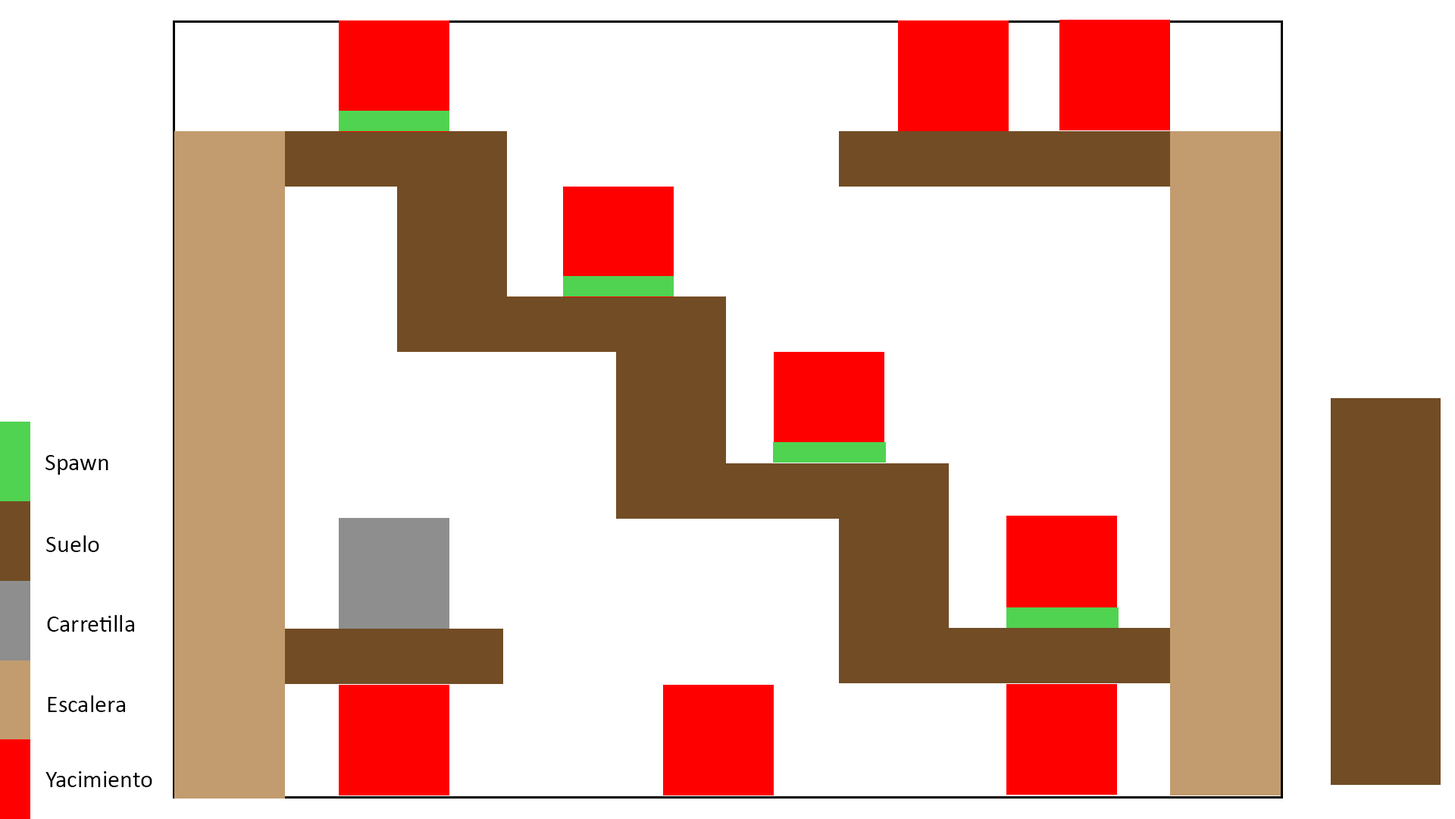
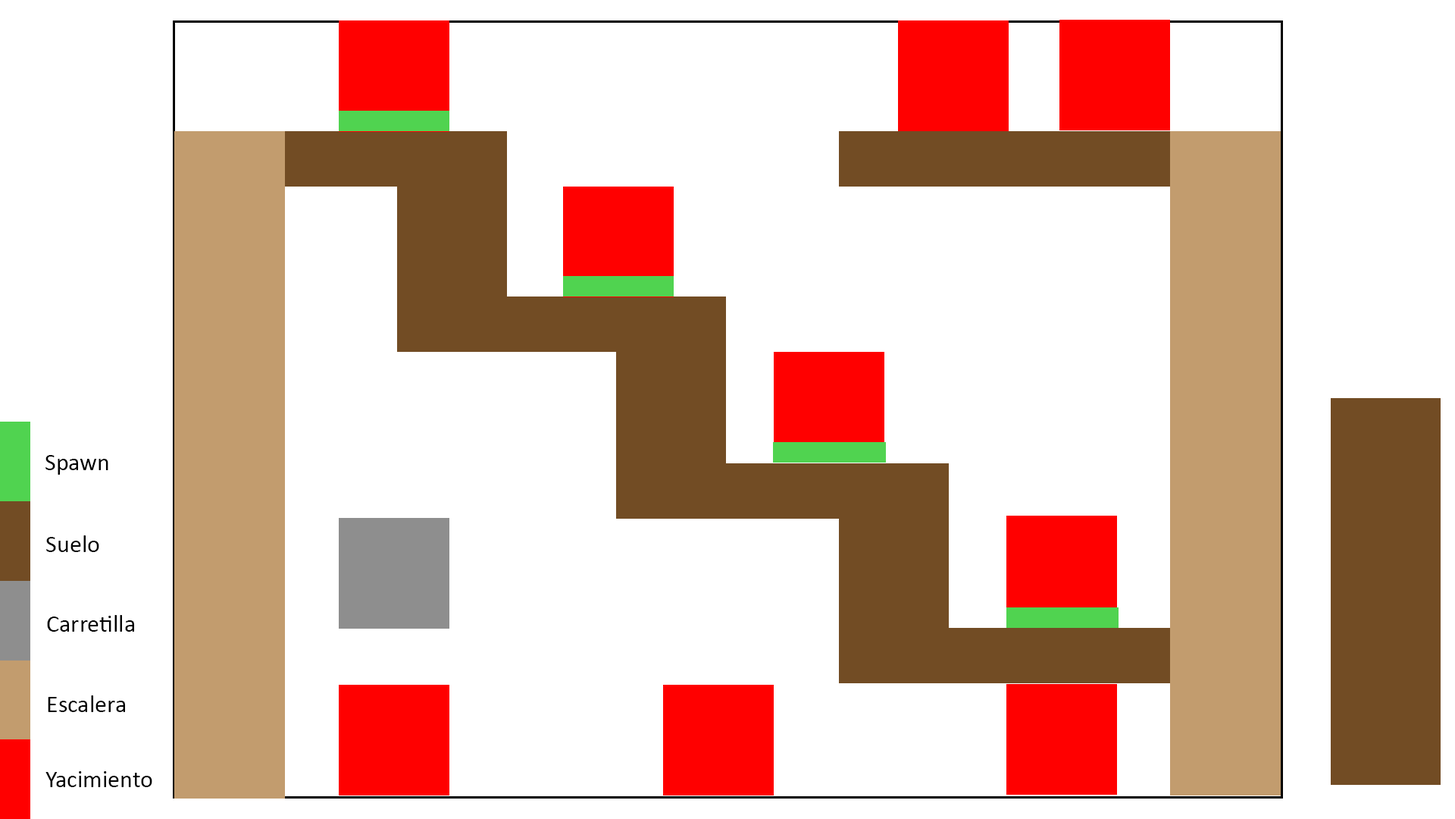
Revision of a layered 1455 × 819 image; what changed, layer by layer:
removed layer "suelo copia 13" over [285, 628, 504, 684]
